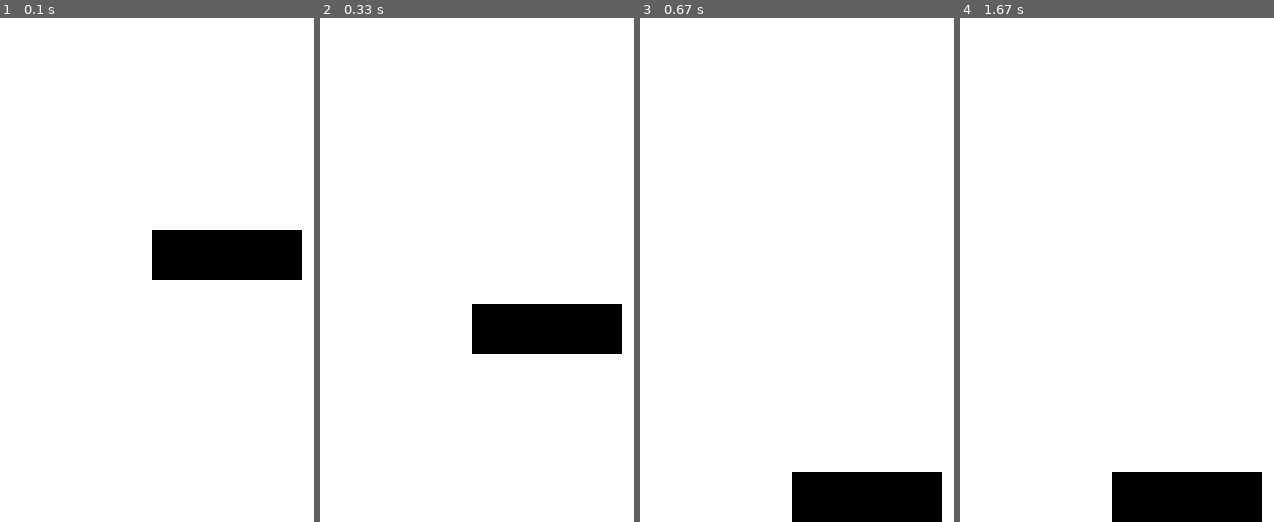
Above: before the commit, frames 1-4 (left to right).
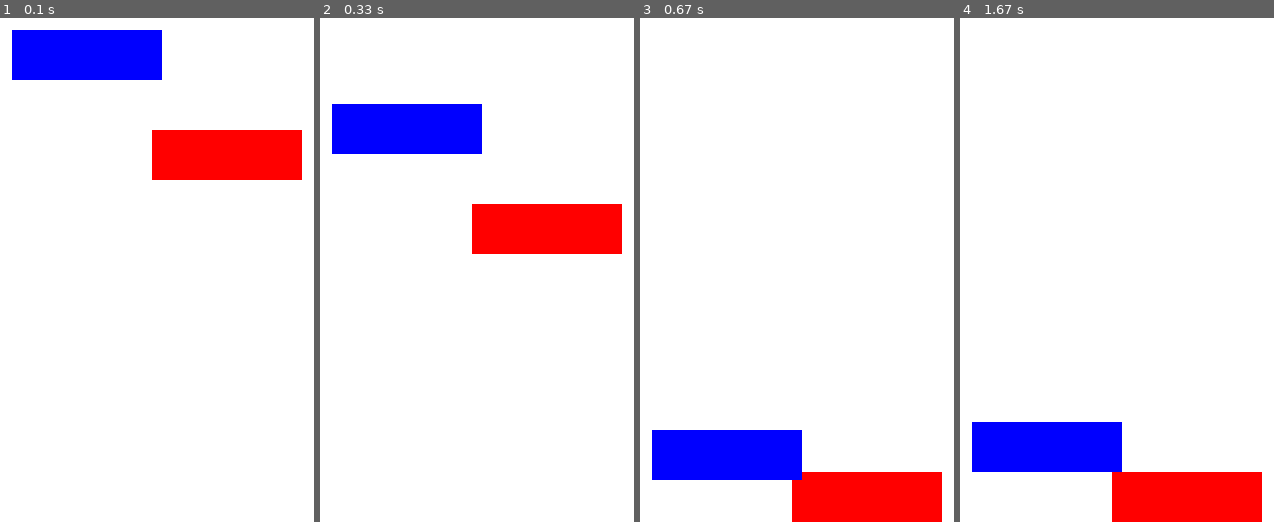
Above: after the commit, the same moments.

Repository: theUnRealTravis/PyPhysicsGame
Game: pygame game, started from pygametest.py
Same seed, same stepped clock (60 frames per second), same inputs: the game is played once before the commit and once after it.
Inputs:
- Up to frame 1 (0.1 s): no input
- Up to frame 2 (0.33 s): no input
- Up to frame 3 (0.67 s): no input
- Up to frame 4 (1.67 s): no input

The runs differ from the first frame. In frame 1, 14% of the frame differs, in the area x 3-97%, y 2-52%; in frame 2, 14%; in frame 3, 9.4%; in frame 4, 9.5%.

Commit message:
Add files via upload

Diff:
--- a/pygametest.py
+++ b/pygametest.py
@@ -17,7 +17,7 @@
 YELLOW = (255, 255,   0)
 BLUE   = (  0,   0, 255)
 GREEN  = (255, 255,   0)
-ORANGE = (255, 127,   0)#!
+ORANGE = (255, 127,   0)
 PURPLE = (127,   0, 127)
 BLACK  = (  0,   0,   0)
 GREY   = (127, 127, 127)
@@ -28,30 +28,40 @@
 class Brick:
 
     def __init__(self,x,y,width,height,color):
-        self.change = 1.0
-        self.x      = x
-        self.y      = y
-        self.width  = width
-        self.height = height
-        self.color  = color
+        self.collidedBrick = None
+        self.collide = False
+        self.change  = 1.0
+        self.color   = color
+        self.rect    = pygame.Rect(x,y,width,height)
         OBJECTS_LIST.append(self)
 
     def draw(self):
-        pygame.draw.rect(WINDOW, self.color,(self.x, self.y, self.width, self.height))
+        pygame.draw.rect(WINDOW, self.color,self.rect)
 
     def drop(self):
-        self.y = max(0, min(275, self.y + self.change*2))
-        if self.change < 8:
-            self.change = self.change * 1.2
+        for i in OBJECTS_LIST:
+            if self.rect.colliderect(i.rect) == 1 and self != i:
+                self.collide = True
+                self.collidedBrick = i
+        if not self.collide:
+            self.rect.y = max(0, min(275, self.rect.y + self.change*2))
+            if self.change < 8:
+                self.change = self.change * 1.2
+        else:
+            if self.collidedBrick.rect.top > self.rect.top:
+                self.rect.bottom = self.collidedBrick.rect.top
 
 def main():
 
-    brick1 = Brick(200,150,75,25,BLACK)
+    brick1 = Brick(200,100,75,25,RED)
+    brick2 = Brick(130,50,75,25,BLUE)
 
     while True:
         WINDOW.fill(WHITE)
         brick1.draw()
         brick1.drop()
+        brick2.draw()
+        brick2.drop()
         for event in pygame.event.get():
             if event.type == QUIT:
                 pygame.quit()
